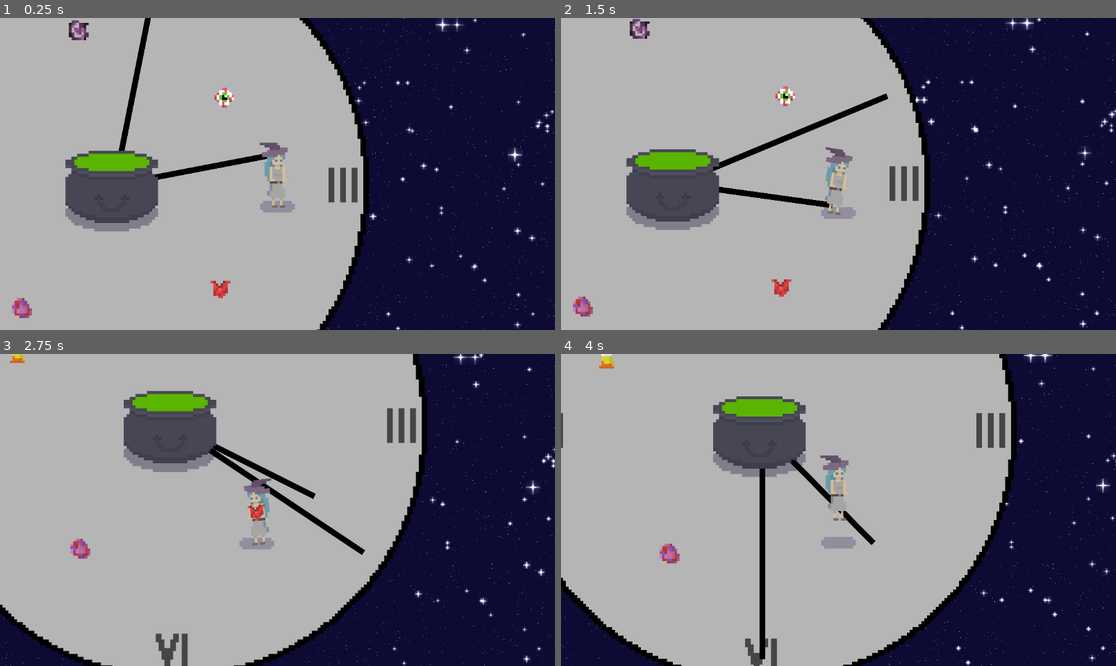
Above: before the commit, frames 1-4 (two rows, left to right).
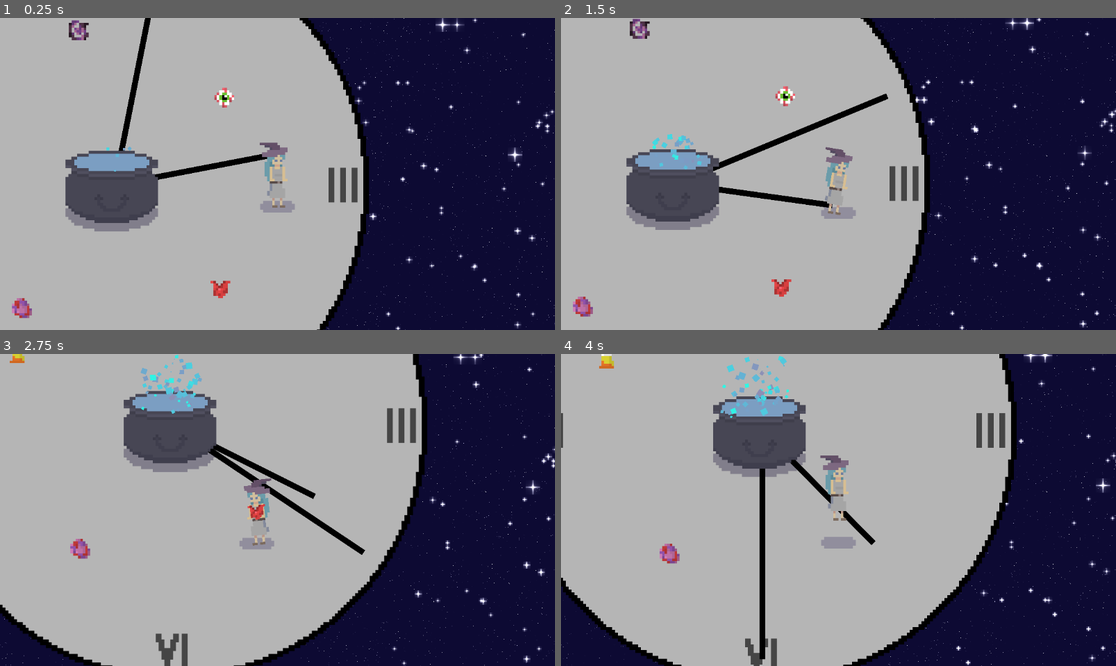
Above: after the commit, the same moments.

Repository: arrowira/miniJam189
Game: Godot game, scene res://Scenes/main.tscn
The game is run twice, just before and just after one commit, with the same random seed, the same clock (stepped at 60 frames per second) and the same inputs.
Inputs:
- Up to frame 1 (0.25 s): no input
- Up to frame 2 (1.5 s): hold A (right) 0.53-1.28 s; tap Space (jump) at 0.77 s; hold S (down) from 1.28 s (still down)
- Up to frame 3 (2.75 s): tap Space (jump) at 1.52 s; release S (down) at 2.03 s; hold A (right) from 2.03 s (still down)
- Up to frame 4 (4 s): release A (right) at 2.78 s; hold W (up) 2.78-3.53 s; tap Space (jump) at 3.02, 3.77 s; hold D (left) from 3.53 s (still down)

The runs differ from the first frame. In frame 1, 0.7% of the frame differs, in the area x 13-27%, y 41-50%; in frame 2, 0.8%; in frame 3, 1.0%, in the area x 23-38%, y 0-20%; in frame 4, 1.0%.

Commit message:
cauldron Particles

Diff:
--- a/minijam189/Scenes/Cauldron.tscn
+++ b/minijam189/Scenes/Cauldron.tscn
@@ -11,6 +11,31 @@
 
 [sub_resource type="RectangleShape2D" id="RectangleShape2D_ing50"]
 size = Vector2(684, 435)
+
+[sub_resource type="Curve" id="Curve_nrtof"]
+_data = [Vector2(0, 0.406593), 0.0, 0.0, 0, 0, Vector2(0.586667, 0.802198), 0.0, 0.0, 0, 0, Vector2(1, 0), 0.0, 0.0, 0, 0]
+point_count = 3
+
+[sub_resource type="CurveTexture" id="CurveTexture_fj2cf"]
+curve = SubResource("Curve_nrtof")
+
+[sub_resource type="ParticleProcessMaterial" id="ParticleProcessMaterial_m0h83"]
+particle_flag_disable_z = true
+emission_shape_scale = Vector3(100, 200, 100)
+emission_shape = 3
+emission_box_extents = Vector3(1, 1, 1)
+angle_min = -15.5
+angle_max = 234.0
+radial_velocity_min = -90.0
+radial_velocity_max = 90.0
+gravity = Vector3(0, -100, 0)
+scale_min = 29.17
+scale_max = 57.34
+scale_curve = SubResource("CurveTexture_fj2cf")
+hue_variation_min = -0.09
+hue_variation_max = 0.04
+
+[sub_resource type="CanvasTexture" id="CanvasTexture_xnucd"]
 
 [node name="Cauldron" type="Node2D"]
 
@@ -35,7 +60,7 @@
 [node name="soupTexture" type="Polygon2D" parent="cauldronArea"]
 position = Vector2(-89, -96)
 scale = Vector2(354, 166)
-color = Color(0.354165, 0.707073, 0, 1)
+color = Color(0.485528, 0.619791, 0.762971, 1)
 texture = SubResource("CanvasTexture_7r5qq")
 polygon = PackedVector2Array(-0.259887, -0.506024, 0.844633, -0.506024, 1.08192, -0.162651, 0.90678, 0.325301, -0.149717, 0.373494, -0.542373, -0.00602406, -0.480226, -0.319277, -0.403955, -0.415663)
 
@@ -45,3 +70,12 @@
 [node name="CollisionShape2D" type="CollisionShape2D" parent="cauldronArea"]
 position = Vector2(-10, 100.5)
 shape = SubResource("RectangleShape2D_ing50")
+
+[node name="GPUParticles2D" type="GPUParticles2D" parent="."]
+modulate = Color(0.441491, 0.654114, 0.801832, 1)
+position = Vector2(7, -151)
+rotation = -1.57519
+amount = 60
+process_material = SubResource("ParticleProcessMaterial_m0h83")
+texture = SubResource("CanvasTexture_xnucd")
+lifetime = 3.0
--- a/minijam189/Scenes/music.tscn
+++ b/minijam189/Scenes/music.tscn
@@ -8,3 +8,4 @@
 stream = ExtResource("1_y6p3o")
 volume_db = -8.693
 autoplay = true
+parameters/looping = true
--- a/minijam189/Scripts/cauldron.gd
+++ b/minijam189/Scripts/cauldron.gd
@@ -10,4 +10,6 @@
 	if area.name == "Player":
 		if area.get_node("InventoryManager").Holding == true:
 			$soupTexture.color = area.get_node("InventoryManager").getColor()
+			#get_parent().get_node("GPUParticles2D")
+			$"../GPUParticles2D".modulate = area.get_node("InventoryManager").getColor()
 			area.get_node("InventoryManager").destroyObj()
Not shown: 1 places in minijam189/Scenes/Cauldron.tscn that only renumber resources
